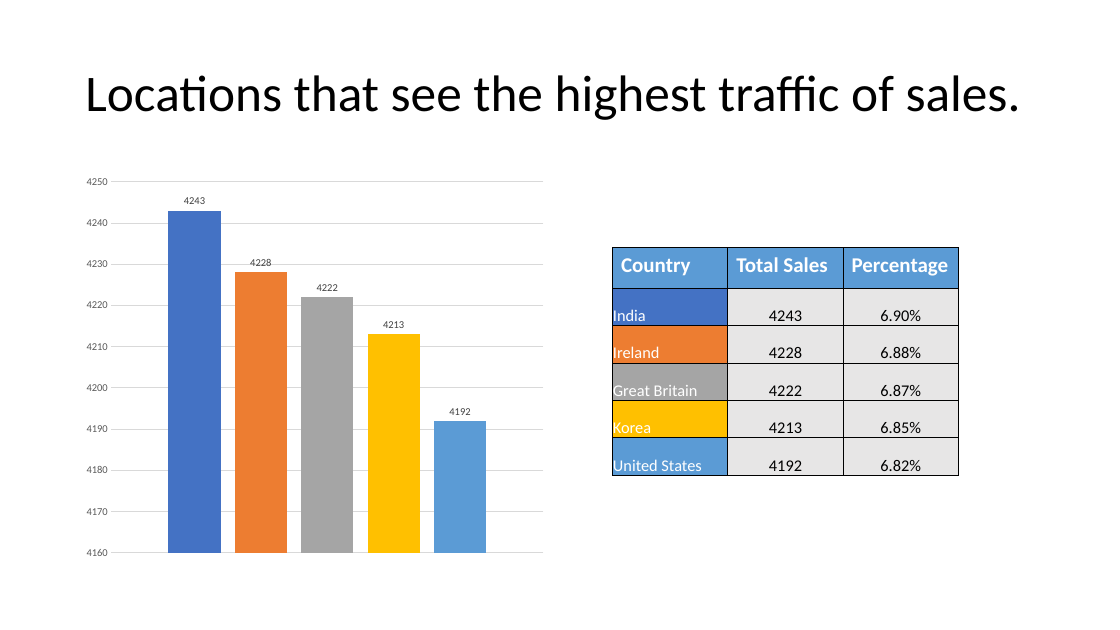
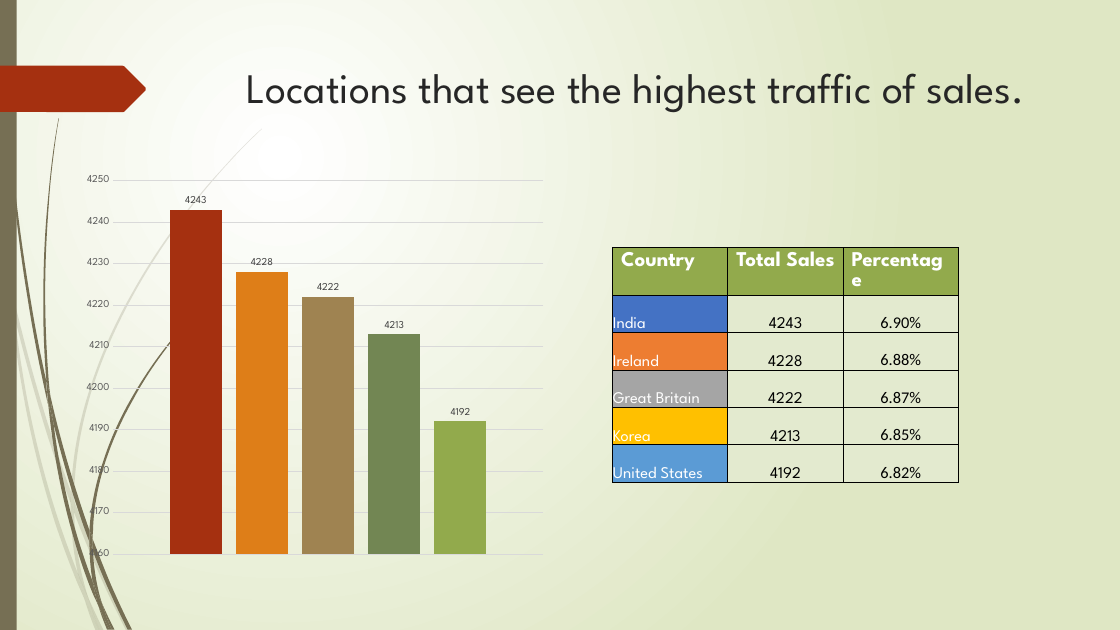
Before and after one commit to jnesteruck/rev-proj2, a slide deck: slide 6 of Project 2.pptx. Drawn at 1120x630 pixels with LibreOffice and Linux fonts; fonts in the diff are those of the drawing. Boxes give left, top, right and bottom in pixels: in the first picture for what was removed or moved away, otherwise in the second. Text is boxed around its words. In the diff, an @@ line names an element or a change of style, - is before the commit and + after.

```diff
--- a/Project 2.pptx
+++ b/Project 2.pptx
@@ background #FFFFFF to gradient #FFFFFF to #DFE8C4 @@
@@ rectangle added at box(0, 0, 17, 630), fill #766F54 @@
@@ title "Locations that see the highest ...": place and size @@
-title "Locations that see the highest ..." at box(85, 75, 1021, 120)
+title "Locations that see the highest ..." at box(247, 73, 1024, 112)
@@ title "Locations that see the highest ..." at box(247, 73, 1024, 112): size 44 to 36 pt, font Calibri to League Spartan, text colour #000000 to #262626; line spacing 0.9 to 1; vertical alignment middle to top @@
@@ freeform shape added at box(0, 66, 146, 112), fill #A53010 @@
@@ column chart at box(77, 168, 554, 567) @@
@@ colour of Series 1 #4472C4 to #A53010 @@
@@ data labels of Series 1 changed @@
@@ colour of Series 2 #ED7D31 to #DE7E18 @@
@@ data labels of Series 2 changed @@
@@ colour of Series 3 #A5A5A5 to #9F8351 @@
@@ data labels of Series 3 changed @@
@@ colour of Series 4 #FFC000 to #728653 @@
@@ data labels of Series 4 changed @@
@@ colour of Series 5 #5B9BD5 to #92AA4C @@
@@ data labels of Series 5 changed @@
@@ value axis changed @@
@@ lettering changed @@
@@ table at box(613, 248, 958, 494) @@
@@ fill #5B9BD5 to #92AA4C in row 1 @@
@@ fill #E7E6E6 to #E3EACF in 10 cells @@
@@ font Calibri to League Spartan in "Country", "Total Sales", "Percentage", "India" and 9 more places @@
@@ group added at box(0, 129, 262, 630): 10 freeform shapes @@
@@ group added at box(3, 0, 218, 630): 12 freeform shapes @@
```
Also in this commit, not shown: 6 other slides changed, 1 slide added, 1 slide removed.
